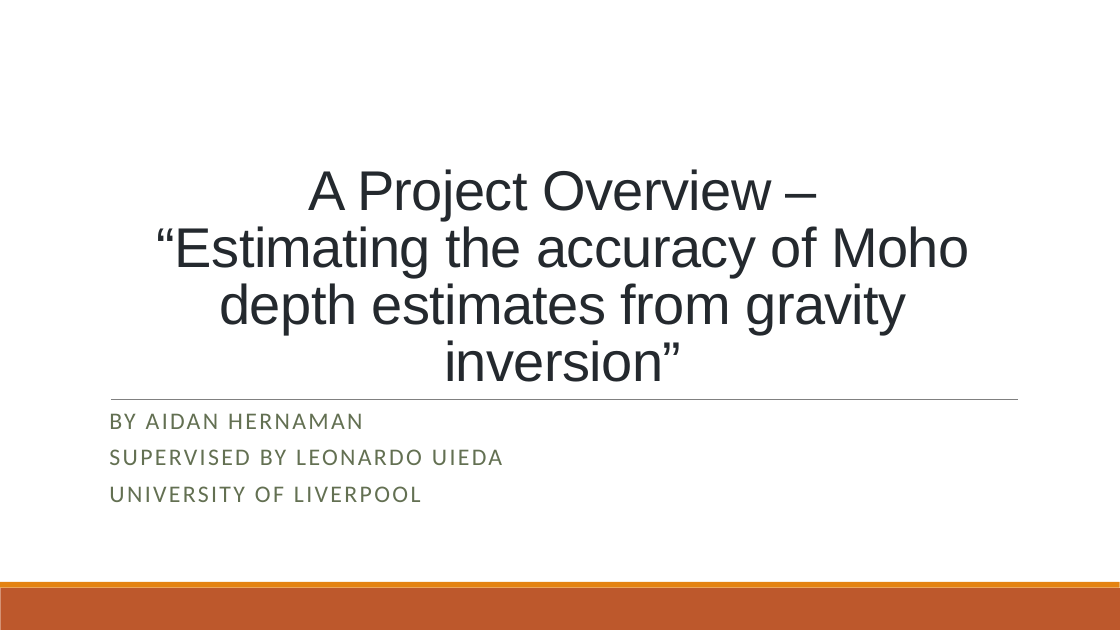
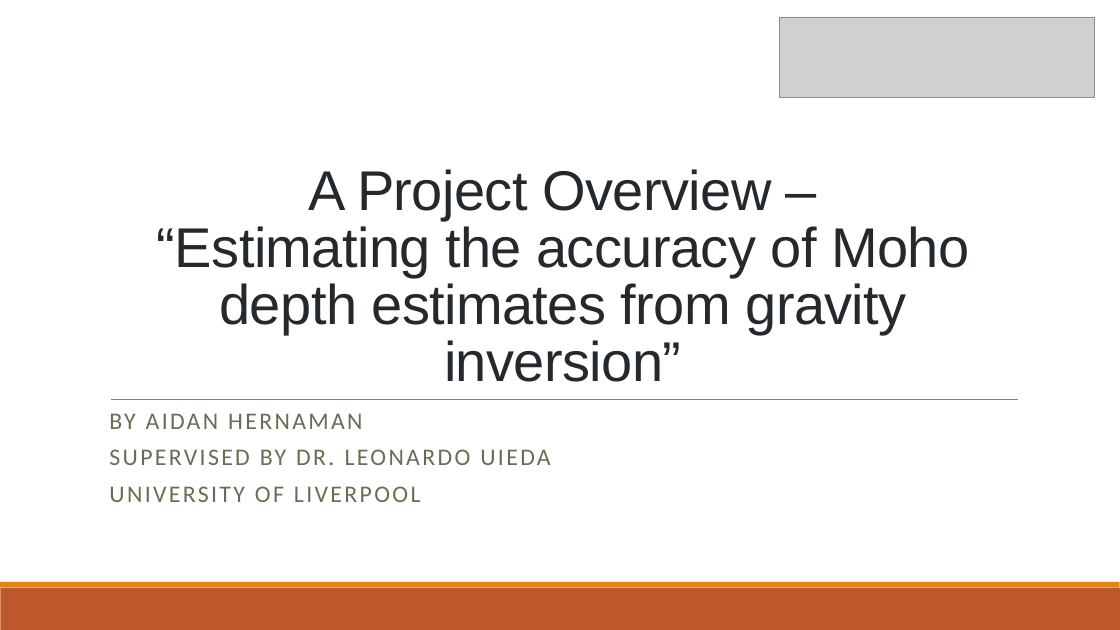
Before and after one commit to compgeolab/dissertation-moho-uncertainty, a slide deck: slide 1 of presentation/Project presentation.pptx. Drawn at 1120x630 pixels with LibreOffice and Linux fonts; fonts in the diff are those of the drawing; grey boxes stand for pictures. Boxes give left, top, right and bottom in pixels: in the first picture for what was removed or moved away, otherwise in the second. Text is boxed around its words. In the diff, an @@ line names an element or a change of style, - is before the commit and + after.

```diff
--- a/presentation/Project presentation.pptx
+++ b/presentation/Project presentation.pptx
@@ picture added at [780,18,1094,97] @@
@@ subtitle at [109,449,550,465]: text changed @@
-SUPERVISED BY LEONARDO UIEDA
+SUPERVISED BY DR. LEONARDO UIEDA
```
Also in this commit, not shown: 10 other slides changed, 2 slides added, 4 slides removed.
